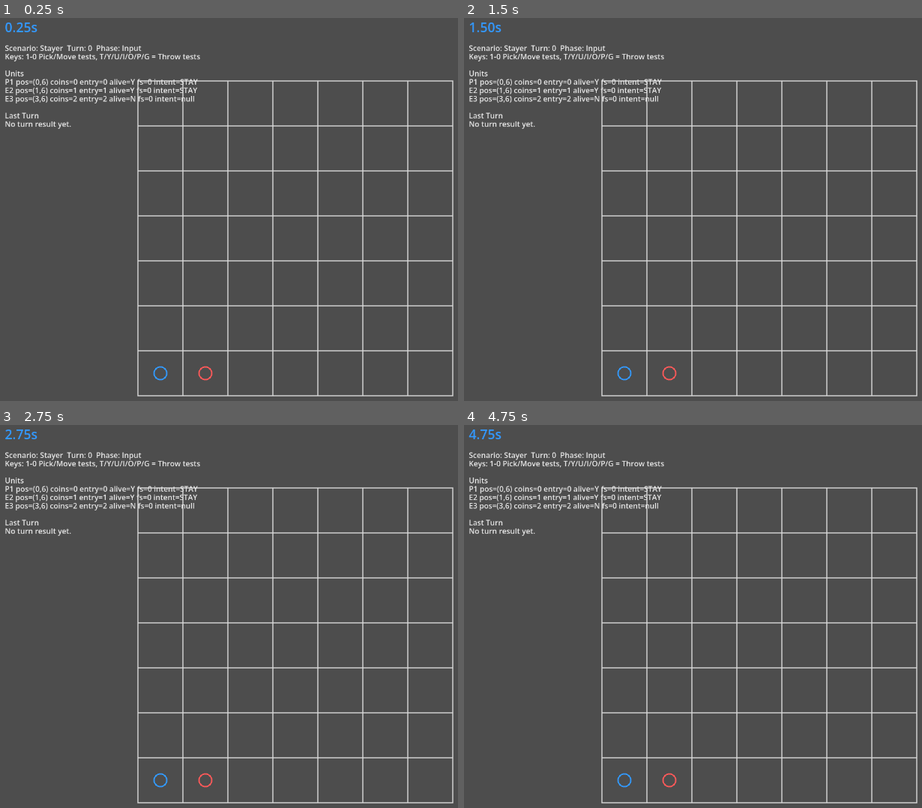
Above: before the commit, frames 1-4 (two rows, left to right).
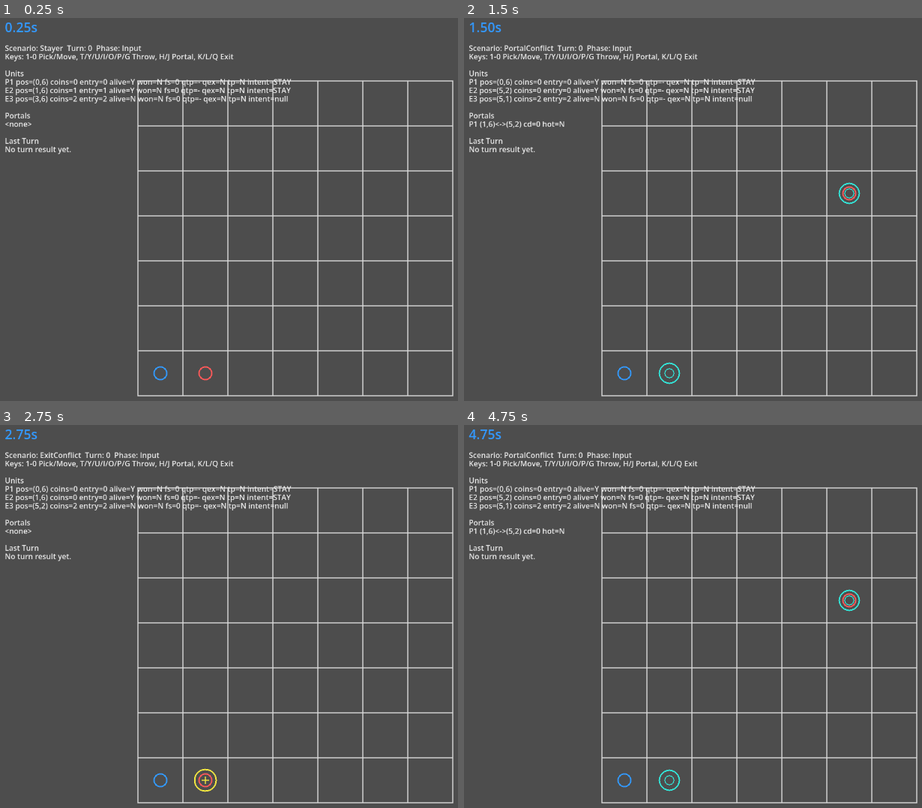
Above: after the commit, the same moments.

Repository: ustclyd/grid_demo
Game: Godot game, scene res://scenes/Main.tscn
Same seed, same stepped clock (60 frames per second), same inputs: the game is played once before the commit and once after it.
Inputs (mouse positions are in pixels of both pictures, inside the frame that each line leads up to):
- Up to frame 1 (0.25 s): no input
- Up to frame 2 (1.5 s): tap Enter at 0.5 s; move the mouse to (889, 217) at 0.52 s; tap H at 0.6 s; click (889, 217) at 0.67 s; tap J at 0.8, 1.35 s; tap Space at 1.25 s; move the mouse to (638, 259) at 1.27 s; click (638, 259) at 1.42 s
- Up to frame 3 (2.75 s): tap K at 1.55, 2.1 s; tap Enter at 2 s; move the mouse to (357, 547) at 2.02 s; click (357, 547) at 2.17 s; tap L at 2.3 s
- Up to frame 4 (4.75 s): tap Space at 2.75, 4.25 s; move the mouse to (729, 735) at 2.77 s; tap L at 2.85 s; click (729, 735) at 2.92 s; tap Q at 3.05, 3.6 s; tap Enter at 3.5 s; move the mouse to (outside the picture) at 3.52 s; click (outside the picture) at 3.67 s; tap H at 3.8, 4.35 s; move the mouse to (578, 578) at 4.27 s; click (578, 578) at 4.42 s; tap J at 4.55 s

The runs differ from the first frame. In frame 1, 1.4% of the frame differs, in the area x 1-64%, y 9-36%; in frame 2, 2.0%, in the area x 1-87%, y 7-96%; in frame 3, 1.7%; in frame 4, 2.0%.

Commit message:
完成传送门和撤离传送门，撤离传送门刷新机制需要优化

Diff:
--- a/scripts/Main.gd
+++ b/scripts/Main.gd
@@ -32,6 +32,11 @@
 const TEST_SCENARIO_THROW_KNOCKBACK := 14
 const TEST_SCENARIO_THROW_CONFLICT2 := 15
 const TEST_SCENARIO_THROW_MULTI_HIT := 16
+const TEST_SCENARIO_PORTAL_BASIC := 17
+const TEST_SCENARIO_PORTAL_CONFLICT := 18
+const TEST_SCENARIO_EXIT_BASIC := 19
+const TEST_SCENARIO_EXIT_CONFLICT := 20
+const TEST_SCENARIO_EXIT_QUEUED := 21
 
 var player_grid := Vector2i(0, GRID_COUNT - 1)
 var player_alive := true
@@ -46,6 +51,8 @@
 var test_mover_coins := 2
 var test_mover_entry_coins := 2
 var test_bags: Array[BagState] = []
+var test_tiles: Array[TileState] = []
+var test_portal_pairs: Array[PortalPairState] = []
 var pending_target := Vector2i.ZERO
 var has_pending_target := false
 var is_executing := false
@@ -149,6 +156,16 @@
 				_set_test_scenario(TEST_SCENARIO_THROW_CONFLICT2)
 			KEY_G:
 				_set_test_scenario(TEST_SCENARIO_THROW_MULTI_HIT)
+			KEY_H:
+				_set_test_scenario(TEST_SCENARIO_PORTAL_BASIC)
+			KEY_J:
+				_set_test_scenario(TEST_SCENARIO_PORTAL_CONFLICT)
+			KEY_K:
+				_set_test_scenario(TEST_SCENARIO_EXIT_BASIC)
+			KEY_L:
+				_set_test_scenario(TEST_SCENARIO_EXIT_CONFLICT)
+			KEY_Q:
+				_set_test_scenario(TEST_SCENARIO_EXIT_QUEUED)
 
 
 func _draw() -> void:
@@ -165,6 +182,12 @@
 				LINE_WIDTH
 			)
 
+	for tile in test_tiles:
+		if tile.tile_type == TileType.PORTAL:
+			_draw_portal_tile(tile)
+		elif tile.tile_type == TileType.EXIT_PORTAL:
+			_draw_exit_portal_tile(tile)
+
 	if player_alive:
 		var player_center := _grid_to_screen_center(player_grid)
 		draw_arc(player_center, CELL_SIZE * 0.14, 0.0, TAU, 48, PLAYER_COLOR, PLAYER_RING_WIDTH)
@@ -314,13 +337,16 @@
 		game_state.turn_index if game_state != null else 0,
 		"Execute" if is_executing else "Input"
 	])
-	lines.append("Keys: 1-0 Pick/Move tests, T/Y/U/I/O/P/G = Throw tests")
+	lines.append("Keys: 1-0 Pick/Move, T/Y/U/I/O/P/G Throw, H/J Portal, K/L/Q Exit")
 	lines.append("")
 	lines.append("Units")
 	lines.append(_format_unit_status_line(1, "P1"))
 	lines.append(_format_unit_status_line(2, "E2"))
 	lines.append(_format_unit_status_line(3, "E3"))
 	lines.append("")
+	lines.append("Portals")
+	lines.append_array(_format_portal_status_lines())
+	lines.append("")
 	lines.append("Last Turn")
 
 	if last_turn_result == null:
@@ -329,11 +355,18 @@
 		lines.append("Moved: %s" % _format_int_array(last_turn_result.moved_unit_ids))
 		lines.append("Picked: %s" % _format_record_list(last_turn_result.picked_bag_records))
 		lines.append("Thrown: %s" % _format_throw_records(last_turn_result.thrown_bag_records))
+		lines.append("Dropped: %s" % _format_drop_records(last_turn_result.dropped_bag_records))
 		lines.append("Conflict1: survivors=%s defeated=%s" % [
 			_format_int_array(last_turn_result.conflict1_survivor_unit_ids),
 			_format_int_array(last_turn_result.conflict1_defeated_unit_ids)
 		])
 		lines.append("Knockback: %s" % _format_knockback_records(last_turn_result.knocked_back_records))
+		lines.append("PortalReady: %s" % _format_portal_records(last_turn_result.portal_ready_records))
+		lines.append("Teleported: %s" % _format_portal_records(last_turn_result.teleport_records))
+		lines.append("ExitReady: %s" % _format_exit_records(last_turn_result.exit_ready_records))
+		lines.append("Exited: %s" % _format_exit_records(last_turn_result.exit_records))
+		lines.append("ExitRefresh: %s" % _format_exit_refresh_records(last_turn_result.exit_refresh_records))
+		lines.append("OverheatedPairs: %s" % _format_int_array(last_turn_result.overheated_portal_pair_ids))
 		lines.append("Conflict2: survivors=%s defeated=%s" % [
 			_format_int_array(last_turn_result.conflict2_survivor_unit_ids),
 			_format_int_array(last_turn_result.conflict2_defeated_unit_ids)
@@ -417,7 +450,6 @@
 	player_unit.entry_coins = player_entry_coins
 	player_unit.coins = player_coins
 	player_unit.alive = player_alive
-	player_unit.won = false
 
 	var test_enemy_unit: UnitState = game_state.get_unit_by_id(2)
 	if test_enemy_unit == null:
@@ -430,7 +462,6 @@
 	test_enemy_unit.entry_coins = test_enemy_entry_coins
 	test_enemy_unit.coins = test_enemy_coins
 	test_enemy_unit.alive = test_enemy_alive
-	test_enemy_unit.won = false
 
 	var test_mover_unit: UnitState = game_state.get_unit_by_id(3)
 	if test_mover_unit == null:
@@ -443,11 +474,21 @@
 	test_mover_unit.entry_coins = test_mover_entry_coins
 	test_mover_unit.coins = test_mover_coins
 	test_mover_unit.alive = test_mover_alive
-	test_mover_unit.won = false
 
 	game_state.bags.clear()
 	for test_bag in test_bags:
 		game_state.bags.append(test_bag.duplicate_state())
+	game_state.tiles.clear()
+	for test_tile in test_tiles:
+		game_state.tiles.append(test_tile.duplicate_state())
+	game_state.exit_portal_tile = Vector2i.ZERO
+	for test_tile in test_tiles:
+		if test_tile.tile_type == TileType.EXIT_PORTAL:
+			game_state.exit_portal_tile = test_tile.pos
+			break
+	game_state.portal_pairs.clear()
+	for pair in test_portal_pairs:
+		game_state.portal_pairs.append(pair.duplicate_state())
 
 
 func _apply_turn_result_to_legacy() -> void:
@@ -467,15 +508,25 @@
 	if test_enemy_unit != null:
 		test_enemy_grid = test_enemy_unit.pos
 		test_enemy_alive = test_enemy_unit.alive
+		test_enemy_coins = test_enemy_unit.coins
+		test_enemy_entry_coins = test_enemy_unit.entry_coins
 
 	var test_mover_unit := last_turn_result.state_after.get_unit_by_id(3)
 	if test_mover_unit != null:
 		test_mover_grid = test_mover_unit.pos
 		test_mover_alive = test_mover_unit.alive
+		test_mover_coins = test_mover_unit.coins
+		test_mover_entry_coins = test_mover_unit.entry_coins
 
 	test_bags.clear()
 	for bag in last_turn_result.state_after.bags:
 		test_bags.append(bag.duplicate_state())
+	test_tiles.clear()
+	for tile in last_turn_result.state_after.tiles:
+		test_tiles.append(tile.duplicate_state())
+	test_portal_pairs.clear()
+	for pair in last_turn_result.state_after.portal_pairs:
+		test_portal_pairs.append(pair.duplicate_state())
 
 	game_state = last_turn_result.state_after
 
@@ -569,6 +620,9 @@
 		intent.type = ActionType.THROW
 		intent.target_pos = Vector2i(2, GRID_COUNT - 1)
 		intent.throw_amount = _get_throw_amount(test_enemy_coins)
+	elif current_test_scenario == TEST_SCENARIO_PORTAL_CONFLICT:
+		intent.type = ActionType.STAY
+		intent.target_pos = test_enemy_grid
 
 	return intent
 
@@ -649,6 +703,16 @@
 			return "ThrowConflict2"
 		TEST_SCENARIO_THROW_MULTI_HIT:
 			return "ThrowMultiHit"
+		TEST_SCENARIO_PORTAL_BASIC:
+			return "PortalBasic"
+		TEST_SCENARIO_PORTAL_CONFLICT:
+			return "PortalConflict"
+		TEST_SCENARIO_EXIT_BASIC:
+			return "ExitBasic"
+		TEST_SCENARIO_EXIT_CONFLICT:
+			return "ExitConflict"
+		TEST_SCENARIO_EXIT_QUEUED:
+			return "ExitQueued"
 	return "Unknown"
 
 
@@ -682,6 +746,19 @@
 	return "[" + ", ".join(parts) + "]"
 
 
+func _format_drop_records(records: Array[Dictionary]) -> String:
+	if records.is_empty():
+		return "[]"
+
+	var parts: Array[String] = []
+	for record in records:
+		var unit_id := int(record.get("unit_id", -1))
+		var coins := int(record.get("coins", 0))
+		var pos: Vector2i = record.get("pos", Vector2i.ZERO)
+		parts.append("U%d -> %s $%d" % [unit_id, _format_vec2i(pos), coins])
+	return "[" + ", ".join(parts) + "]"
+
+
 func _format_knockback_records(records: Array[Dictionary]) -> String:
 	if records.is_empty():
 		return "[]"
@@ -695,6 +772,44 @@
 	return "[" + ", ".join(parts) + "]"
 
 
+func _format_portal_records(records: Array[Dictionary]) -> String:
+	if records.is_empty():
+		return "[]"
+
+	var parts: Array[String] = []
+	for record in records:
+		var unit_id := int(record.get("unit_id", -1))
+		var pair_id := int(record.get("pair_id", -1))
+		var from_pos: Vector2i = record.get("from", Vector2i.ZERO)
+		var to_pos: Vector2i = record.get("to", Vector2i.ZERO)
+		parts.append("U%d P%d %s->%s" % [unit_id, pair_id, _format_vec2i(from_pos), _format_vec2i(to_pos)])
+	return "[" + ", ".join(parts) + "]"
+
+
+func _format_exit_records(records: Array[Dictionary]) -> String:
+	if records.is_empty():
+		return "[]"
+
+	var parts: Array[String] = []
+	for record in records:
+		var unit_id := int(record.get("unit_id", -1))
+		var from_pos: Vector2i = record.get("from", Vector2i.ZERO)
+		parts.append("U%d %s" % [unit_id, _format_vec2i(from_pos)])
+	return "[" + ", ".join(parts) + "]"
+
+
+func _format_exit_refresh_records(records: Array[Dictionary]) -> String:
+	if records.is_empty():
+		return "[]"
+
+	var parts: Array[String] = []
+	for record in records:
+		var from_pos: Vector2i = record.get("from", Vector2i.ZERO)
+		var to_pos: Vector2i = record.get("to", Vector2i.ZERO)
+		parts.append("%s->%s" % [_format_vec2i(from_pos), _format_vec2i(to_pos)])
+	return "[" + ", ".join(parts) + "]"
+
+
 func _format_unit_status_line(unit_id: int, label: String) -> String:
 	var unit := _get_runtime_unit(unit_id)
 	if unit == null:
@@ -702,15 +817,38 @@
 
 	var intent := _get_runtime_intent(unit_id)
 	var intent_text := _format_intent_summary(intent)
-	return "%s pos=%s coins=%d entry=%d alive=%s fs=%d intent=%s" % [
+	var queued_text := "-"
+	if unit.has_queued_teleport:
+		queued_text = _format_vec2i(unit.queued_teleport_to)
+	return "%s pos=%s coins=%d entry=%d alive=%s won=%s fs=%d qtp=%s qex=%s tp=%s intent=%s" % [
 		label,
 		_format_vec2i(unit.pos),
 		unit.coins,
 		unit.entry_coins,
 		"Y" if unit.alive else "N",
+		"Y" if unit.won else "N",
 		unit.forced_stay_turns,
+		queued_text,
+		"Y" if unit.queued_exit else "N",
+		"Y" if unit.teleported_this_turn else "N",
 		intent_text
 	]
+
+
+func _format_portal_status_lines() -> Array[String]:
+	if test_portal_pairs.is_empty():
+		return ["<none>"]
+
+	var lines: Array[String] = []
+	for pair in test_portal_pairs:
+		lines.append("P%d %s<->%s cd=%d hot=%s" % [
+			pair.id,
+			_format_vec2i(pair.entry_a),
+			_format_vec2i(pair.entry_b),
+			pair.cooldown_turns,
+			"Y" if pair.is_overheated else "N"
+		])
+	return lines
 
 
 func _get_runtime_unit(unit_id: int) -> UnitState:
@@ -753,6 +891,7 @@
 
 func _set_test_scenario(scenario_id: int) -> void:
 	current_test_scenario = scenario_id
+	game_state = GameState.new()
 	has_pending_target = false
 	pending_target = player_grid
 	player_alive = true
@@ -765,6 +904,8 @@
 	test_mover_coins = 2
 	test_mover_entry_coins = 2
 	test_bags.clear()
+	test_tiles.clear()
+	test_portal_pairs.clear()
 
 	match scenario_id:
 		TEST_SCENARIO_STAYER:
@@ -903,10 +1044,55 @@
 			test_mover_alive = true
 			test_mover_coins = 1
 			test_mover_entry_coins = 1
+		TEST_SCENARIO_PORTAL_BASIC:
+			player_grid = Vector2i(0, GRID_COUNT - 1)
+			test_enemy_grid = Vector2i(5, 1)
+			test_enemy_alive = false
+			test_mover_grid = Vector2i(5, 2)
+			test_mover_alive = false
+			_add_test_portal_pair(1, Vector2i(1, GRID_COUNT - 1), Vector2i(5, 2), 0)
+		TEST_SCENARIO_PORTAL_CONFLICT:
+			player_grid = Vector2i(0, GRID_COUNT - 1)
+			test_enemy_grid = Vector2i(5, 2)
+			test_enemy_alive = true
+			test_enemy_coins = 0
+			test_enemy_entry_coins = 0
+			test_mover_grid = Vector2i(5, 1)
+			test_mover_alive = false
+			_add_test_portal_pair(1, Vector2i(1, GRID_COUNT - 1), Vector2i(5, 2), 0)
+		TEST_SCENARIO_EXIT_BASIC:
+			player_grid = Vector2i(0, GRID_COUNT - 1)
+			test_enemy_grid = Vector2i(5, 1)
+			test_enemy_alive = false
+			test_mover_grid = Vector2i(5, 2)
+			test_mover_alive = false
+			_add_test_exit_portal(Vector2i(1, GRID_COUNT - 1))
+		TEST_SCENARIO_EXIT_CONFLICT:
+			player_grid = Vector2i(0, GRID_COUNT - 1)
+			test_enemy_grid = Vector2i(1, GRID_COUNT - 1)
+			test_enemy_alive = true
+			test_enemy_coins = 0
+			test_enemy_entry_coins = 0
+			test_mover_grid = Vector2i(5, 2)
+			test_mover_alive = false
+			_add_test_exit_portal(Vector2i(1, GRID_COUNT - 1))
+		TEST_SCENARIO_EXIT_QUEUED:
+			player_grid = Vector2i(0, GRID_COUNT - 1)
+			test_enemy_grid = Vector2i(1, GRID_COUNT - 1)
+			test_enemy_alive = true
+			test_enemy_coins = 0
+			test_enemy_entry_coins = 0
+			test_mover_grid = Vector2i(5, 2)
+			test_mover_alive = false
+			_add_test_exit_portal(Vector2i(1, GRID_COUNT - 1))
 
 	_set_current_intent_stay()
 	if game_state != null:
 		_sync_game_state_from_legacy()
+		if scenario_id == TEST_SCENARIO_EXIT_QUEUED:
+			var queued_enemy := game_state.get_unit_by_id(2)
+			if queued_enemy != null:
+				queued_enemy.queued_exit = true
 	queue_redraw()
 
 
@@ -916,6 +1102,37 @@
 	bag.pos = grid
 	bag.coins = coins
 	test_bags.append(bag)
+
+
+func _add_test_portal_pair(pair_id: int, entry_a: Vector2i, entry_b: Vector2i, color_id: int) -> void:
+	var pair := PortalPairState.new()
+	pair.id = pair_id
+	pair.entry_a = entry_a
+	pair.entry_b = entry_b
+	pair.color_id = color_id
+	pair.refresh_overheat_state()
+	test_portal_pairs.append(pair)
+
+	var tile_a := TileState.new()
+	tile_a.pos = entry_a
+	tile_a.tile_type = TileType.PORTAL
+	tile_a.portal_pair_id = pair_id
+	tile_a.portal_color_id = color_id
+	test_tiles.append(tile_a)
+
+	var tile_b := TileState.new()
+	tile_b.pos = entry_b
+	tile_b.tile_type = TileType.PORTAL
+	tile_b.portal_pair_id = pair_id
+	tile_b.portal_color_id = color_id
+	test_tiles.append(tile_b)
+
+
+func _add_test_exit_portal(pos: Vector2i) -> void:
+	var tile := TileState.new()
+	tile.pos = pos
+	tile.tile_type = TileType.EXIT_PORTAL
+	test_tiles.append(tile)
 
 
 func _get_throw_amount(coins: int) -> int:
@@ -970,6 +1187,37 @@
 	)
 
 
+func _draw_portal_tile(tile: TileState) -> void:
+	var center := _grid_to_screen_center(tile.pos)
+	var pair := _get_test_portal_pair_by_id(tile.portal_pair_id)
+	var color := _get_portal_color(tile.portal_color_id)
+	if pair != null and pair.is_overheated:
+		color = Color(0.55, 0.55, 0.55)
+
+	draw_arc(center, CELL_SIZE * 0.22, 0.0, TAU, 48, color, 3.0)
+	draw_arc(center, CELL_SIZE * 0.10, 0.0, TAU, 48, color, 2.0)
+
+	if pair != null and pair.is_overheated:
+		draw_string(
+			timer_font,
+			center + Vector2(-CELL_SIZE * 0.10, CELL_SIZE * 0.02),
+			str(pair.cooldown_turns),
+			HORIZONTAL_ALIGNMENT_LEFT,
+			-1,
+			14,
+			color
+		)
+
+
+func _draw_exit_portal_tile(tile: TileState) -> void:
+	var center := _grid_to_screen_center(tile.pos)
+	var color := Color(0.95, 0.9, 0.25)
+	draw_arc(center, CELL_SIZE * 0.24, 0.0, TAU, 48, color, 3.0)
+	draw_arc(center, CELL_SIZE * 0.14, 0.0, TAU, 48, color, 2.0)
+	draw_line(center + Vector2(-CELL_SIZE * 0.08, 0), center + Vector2(CELL_SIZE * 0.08, 0), color, 2.0)
+	draw_line(center + Vector2(0, -CELL_SIZE * 0.08), center + Vector2(0, CELL_SIZE * 0.08), color, 2.0)
+
+
 func _get_bag_draw_center(bag: BagState) -> Vector2:
 	var same_cell_bags: Array[BagState] = []
 	for candidate in test_bags:
@@ -988,3 +1236,19 @@
 	var start_x := -CELL_SIZE * 0.22
 	var step_x := CELL_SIZE * 0.18
 	return base_center + Vector2(start_x + bag_index * step_x, CELL_SIZE * 0.18)
+
+
+func _get_test_portal_pair_by_id(pair_id: int) -> PortalPairState:
+	for pair in test_portal_pairs:
+		if pair.id == pair_id:
+			return pair
+	return null
+
+
+func _get_portal_color(color_id: int) -> Color:
+	match color_id:
+		0:
+			return Color(0.2, 0.9, 0.85)
+		1:
+			return Color(0.95, 0.55, 0.2)
+	return Color(0.2, 0.9, 0.85)
--- a/scripts/model/turn_result.gd
+++ b/scripts/model/turn_result.gd
@@ -12,15 +12,22 @@
 var conflict2_survivor_unit_ids: Array[int] = []
 var conflict2_defeated_unit_ids: Array[int] = []
 var teleported_unit_ids: Array[int] = []
+var teleport_records: Array[Dictionary] = []
 var knocked_back_unit_ids: Array[int] = []
 var knocked_back_records: Array[Dictionary] = []
 var dead_unit_ids: Array[int] = []
 
 var picked_bag_records: Array[Dictionary] = []
 var thrown_bag_records: Array[Dictionary] = []
+var dropped_bag_records: Array[Dictionary] = []
 var dropped_bag_ids: Array[int] = []
 
 var forced_stay_unit_ids: Array[int] = []
 var portal_ready_unit_ids: Array[int] = []
+var portal_ready_records: Array[Dictionary] = []
 var exit_ready_unit_ids: Array[int] = []
+var exit_ready_records: Array[Dictionary] = []
+var exited_unit_ids: Array[int] = []
+var exit_records: Array[Dictionary] = []
+var exit_refresh_records: Array[Dictionary] = []
 var overheated_portal_pair_ids: Array[int] = []
--- a/scripts/rules/turn_resolver.gd
+++ b/scripts/rules/turn_resolver.gd
@@ -14,6 +14,10 @@
 	result.state_after.turn_index += 1
 
 	var intent_by_actor_id := _build_intent_lookup(intents)
+	_tick_portal_cooldowns(result.state_after)
+	_resolve_queued_exits(result.state_after, result)
+	_refresh_exit_portal_if_used(result.state_after, result)
+	_resolve_queued_portals(result.state_after, result)
 	_resolve_pick_phase(result.state_after, intent_by_actor_id, result)
 	_resolve_throw_phase(result.state_after, intent_by_actor_id, result)
 	var conflict_groups := {}
@@ -24,13 +28,23 @@
 
 		var intent: ActionIntent = intent_by_actor_id.get(unit.id)
 		var conflict1_role := ""
-		unit.prev_pos = unit.pos
-		unit.teleported_this_turn = false
+		if not unit.teleported_this_turn:
+			unit.prev_pos = unit.pos
 
 		if unit.forced_stay_turns > 0:
 			unit.forced_stay_turns -= 1
-			intent = null
-			conflict1_role = CONFLICT1_ROLE_FORCED_STAY
+			if not unit.teleported_this_turn:
+				intent = null
+				conflict1_role = CONFLICT1_ROLE_FORCED_STAY
+
+		if unit.teleported_this_turn:
+			conflict1_role = CONFLICT1_ROLE_NORMAL
+			unit.set_meta("conflict1_role", conflict1_role)
+			var teleported_pos_key := _pos_key(unit.pos)
+			if not conflict_groups.has(teleported_pos_key):
+				conflict_groups[teleported_pos_key] = []
+			conflict_groups[teleported_pos_key].append(unit)
+			continue
 
 		if intent == null:
 			if conflict1_role == "":
@@ -64,7 +78,10 @@
 	_resolve_conflict_phase_one(conflict_groups, intent_by_actor_id, result)
 	var conflict2_groups := _resolve_throw_knockback_phase(result.state_after, result)
 	_resolve_conflict_phase_two(conflict2_groups, result)
+	_resolve_death_drop_phase(result.state_after, result)
 	_apply_forced_stay_after_knockback(result.state_after, result)
+	_resolve_exit_reservations(result.state_after, result)
+	_resolve_portal_reservations(result.state_after, result)
 
 	return result
 
@@ -76,9 +93,110 @@
 	return lookup
 
 
+func _tick_portal_cooldowns(state_after: GameState) -> void:
+	for pair in state_after.portal_pairs:
+		pair.tick_cooldown()
+
+
+func _resolve_queued_exits(state_after: GameState, result: TurnResult) -> void:
+	for unit in state_after.units:
+		if not unit.alive or unit.won:
+			continue
+		if not unit.queued_exit:
+			continue
+
+		var exit_from := unit.pos
+		unit.queued_exit = false
+		unit.won = true
+		unit.alive = false
+
+		if not result.exited_unit_ids.has(unit.id):
+			result.exited_unit_ids.append(unit.id)
+		result.exit_records.append({
+			"unit_id": unit.id,
+			"from": exit_from,
+		})
+
+
+func _refresh_exit_portal_if_used(state_after: GameState, result: TurnResult) -> void:
+	if result.exited_unit_ids.is_empty():
+		return
+
+	var old_exit_pos := state_after.exit_portal_tile
+	if not _is_inside_board(old_exit_pos, state_after.board_size):
+		old_exit_pos = _find_current_exit_portal_pos(state_after)
+
+	if not _is_inside_board(old_exit_pos, state_after.board_size):
+		return
+
+	_clear_exit_portal_at(state_after, old_exit_pos)
+
+	var new_exit_pos := _find_refreshed_exit_portal_pos(state_after, old_exit_pos)
+	if not _is_inside_board(new_exit_pos, state_after.board_size):
+		new_exit_pos = old_exit_pos
+
+	_set_exit_portal_at(state_after, new_exit_pos)
+	state_after.exit_portal_tile = new_exit_pos
+	result.exit_refresh_records.append({
+		"from": old_exit_pos,
+		"to": new_exit_pos,
+	})
+
+
+func _resolve_queued_portals(state_after: GameState, result: TurnResult) -> void:
+	var used_pair_ids: Array[int] = []
+
+	for unit in state_after.units:
+		unit.teleported_this_turn = false
+		if not unit.alive or unit.won:
+			continue
+		if not unit.has_queued_teleport:
+			continue
+
+		var source_pos := unit.pos
+		var target_pos := unit.queued_teleport_to
+		var tile := state_after.get_tile_at(source_pos)
+		if tile == null or tile.tile_type != TileType.PORTAL:
+			unit.has_queued_teleport = false
+			continue
+
+		var pair := state_after.get_portal_pair_by_id(tile.portal_pair_id)
+		if pair == null:
+			unit.has_queued_teleport = false
+			continue
+
+		unit.prev_pos = source_pos
+		unit.pos = target_pos
+		unit.has_queued_teleport = false
+		unit.queued_teleport_to = Vector2i.ZERO
+		unit.teleported_this_turn = true
+
+		if not result.teleported_unit_ids.has(unit.id):
+			result.teleported_unit_ids.append(unit.id)
+		result.teleport_records.append({
+			"unit_id": unit.id,
+			"pair_id": pair.id,
+			"from": source_pos,
+			"to": target_pos,
+		})
+		if not used_pair_ids.has(pair.id):
+			used_pair_ids.append(pair.id)
+
+	for pair_id in used_pair_ids:
+		var used_pair := state_after.get_portal_pair_by_id(pair_id)
+		if used_pair == null:
+			continue
+		used_pair.cooldown_turns = 3
+		used_pair.refresh_overheat_state()
+		if not result.overheated_portal_pair_ids.has(pair_id):
+			result.overheated_portal_pair_ids.append(pair_id)
+
+
 func _resolve_pick_phase(state_after: GameState, intent_by_actor_id: Dictionary, result: TurnResult) -> void:
 	for unit in state_after.units:
 		if not unit.alive or unit.won:
+			continue
+		if unit.teleported_this_turn:
 			continue
 
 		var intent: ActionIntent = intent_by_actor_id.get(unit.id)
@@ -102,6 +220,8 @@
 func _resolve_throw_phase(state_after: GameState, intent_by_actor_id: Dictionary, result: TurnResult) -> void:
 	for unit in state_after.units:
 		if not unit.alive or unit.won:
+			continue
+		if unit.teleported_this_turn:
 			continue
 
 		var intent: ActionIntent = intent_by_actor_id.get(unit.id)
@@ -218,6 +338,85 @@
 			result.forced_stay_unit_ids.append(unit.id)
 
 
+func _resolve_portal_reservations(state_after: GameState, result: TurnResult) -> void:
+	for unit in state_after.units:
+		if not unit.alive or unit.won:
+			continue
+		if unit.queued_exit:
+			continue
+
+		var tile := state_after.get_tile_at(unit.pos)
+		if tile == null or tile.tile_type != TileType.PORTAL:
+			continue
+
+		var pair := state_after.get_portal_pair_by_id(tile.portal_pair_id)
+		if pair == null or pair.is_overheated:
+			continue
+
+		var target := pair.entry_b if pair.entry_a == unit.pos else pair.entry_a
+		unit.has_queued_teleport = true
+		unit.queued_teleport_to = target
+
+		if not unit.discovered_portal_ids.has(pair.id):
+			unit.discovered_portal_ids.append(pair.id)
+		if not pair.discovered_by_player_ids.has(unit.id):
+			pair.discovered_by_player_ids.append(unit.id)
+
+		if not result.portal_ready_unit_ids.has(unit.id):
+			result.portal_ready_unit_ids.append(unit.id)
+		result.portal_ready_records.append({
+			"unit_id": unit.id,
+			"pair_id": pair.id,
+			"from": unit.pos,
+			"to": target,
+		})
+
+
+func _resolve_exit_reservations(state_after: GameState, result: TurnResult) -> void:
+	for unit in state_after.units:
+		if not unit.alive or unit.won:
+			continue
+		if unit.has_queued_teleport:
+			continue
+
+		var tile := state_after.get_tile_at(unit.pos)
+		if tile == null or tile.tile_type != TileType.EXIT_PORTAL:
+			continue
+
+		unit.queued_exit = true
+		if not result.exit_ready_unit_ids.has(unit.id):
+			result.exit_ready_unit_ids.append(unit.id)
+		result.exit_ready_records.append({
+			"unit_id": unit.id,
+			"from": unit.pos,
+		})
+
+
+func _resolve_death_drop_phase(state_after: GameState, result: TurnResult) -> void:
+	for unit_id in result.dead_unit_ids:
+		var unit := state_after.get_unit_by_id(unit_id)
+		if unit == null:
+			continue
+		if unit.coins <= 0:
+			continue
+
+		var bag := BagState.new()
+		bag.id = _get_next_bag_id(state_after)
+		bag.pos = unit.pos
+		bag.coins = unit.coins
+		state_after.bags.append(bag)
+
+		result.dropped_bag_ids.append(bag.id)
+		result.dropped_bag_records.append({
+			"unit_id": unit.id,
+			"bag_id": bag.id,
+			"coins": bag.coins,
+			"pos": bag.pos,
+		})
+
+		unit.coins = 0
+
+
 func _get_next_bag_id(state_after: GameState) -> int:
 	var max_bag_id := 0
 	for bag in state_after.bags:
@@ -362,3 +561,65 @@
 		or abs_y == 0
 		or abs_x == abs_y
 	)
+
+
+func _find_current_exit_portal_pos(state_after: GameState) -> Vector2i:
+	for tile in state_after.tiles:
+		if tile.tile_type == TileType.EXIT_PORTAL:
+			return tile.pos
+	return Vector2i(-1, -1)
+
+
+func _clear_exit_portal_at(state_after: GameState, pos: Vector2i) -> void:
+	var tile := state_after.get_tile_at(pos)
+	if tile == null:
+		return
+	if tile.tile_type != TileType.EXIT_PORTAL:
+		return
+
+	tile.tile_type = TileType.NORMAL
+	tile.portal_pair_id = -1
+	tile.portal_color_id = -1
+
+
+func _set_exit_portal_at(state_after: GameState, pos: Vector2i) -> void:
+	var tile := state_after.get_tile_at(pos)
+	if tile == null:
+		tile = TileState.new()
+		tile.pos = pos
+		state_after.tiles.append(tile)
+
+	tile.tile_type = TileType.EXIT_PORTAL
+	tile.portal_pair_id = -1
+	tile.portal_color_id = -1
+
+
+func _find_refreshed_exit_portal_pos(state_after: GameState, old_exit_pos: Vector2i) -> Vector2i:
+	for y in range(state_after.board_size.y):
+		for x in range(state_after.board_size.x):
+			var candidate := Vector2i(x, y)
+			if candidate == old_exit_pos:
+				continue
+			if _is_valid_exit_refresh_pos(state_after, candidate):
+				return candidate
+	return Vector2i(-1, -1)
+
+
+func _is_valid_exit_refresh_pos(state_after: GameState, pos: Vector2i) -> bool:
+	if not _is_inside_board(pos, state_after.board_size):
+		return false
+
+	for unit in state_after.units:
+		if not unit.alive or unit.won:
+			continue
+		if unit.pos == pos:
+			return false
+
+	var tile := state_after.get_tile_at(pos)
+	if tile == null:
+		return true
+
+	if tile.has_storm:
+		return false
+
+	return tile.tile_type == TileType.NORMAL
